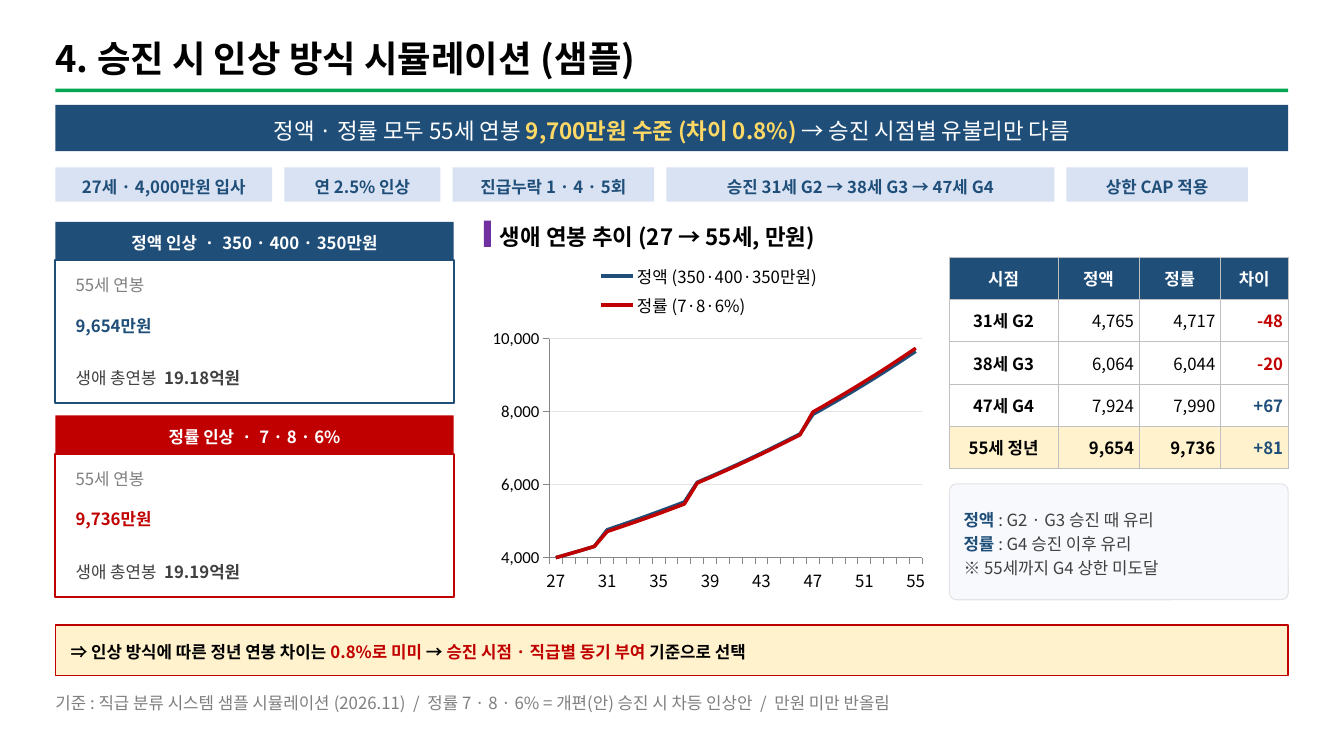
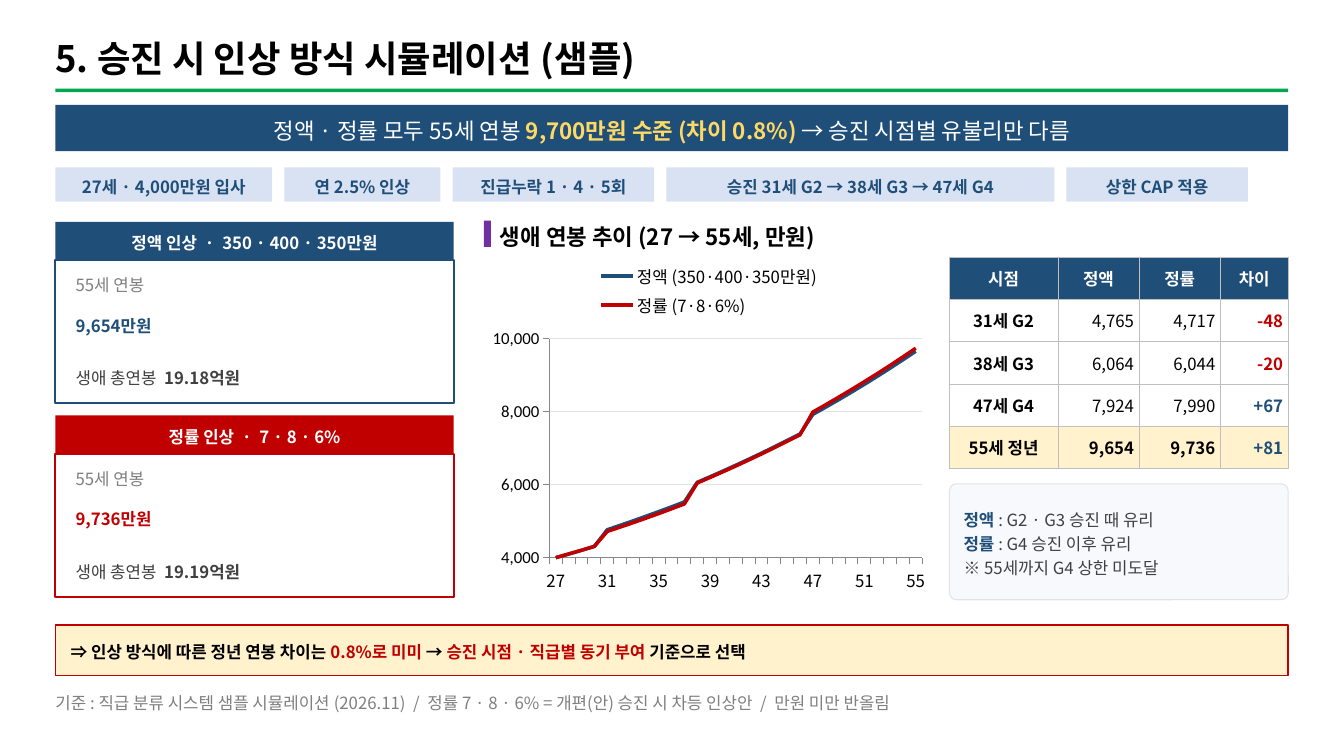
Before and after one commit to chosw9187-source/30agro, a slide deck: slide 6 of tools/grade2/report/직급재분류_결과보고(안).pptx. Drawn at 1344x756 pixels with LibreOffice and Linux fonts; fonts in the diff are those of the drawing. Boxes give left, top, right and bottom in pixels: in the first picture for what was removed or moved away, otherwise in the second. Text is boxed around its words. In the diff, an @@ line names an element or a change of style, - is before the commit and + after.

```diff
--- a/tools/grade2/report/직급재분류_결과보고(안).pptx
+++ b/tools/grade2/report/직급재분류_결과보고(안).pptx
@@ text at [55,41,636,79]: text changed @@
-4. 승진 시 인상 방식 시뮬레이션 (샘플)
+5. 승진 시 인상 방식 시뮬레이션 (샘플)
```
Also in this commit, not shown: 4 other slides changed, 1 other file.
